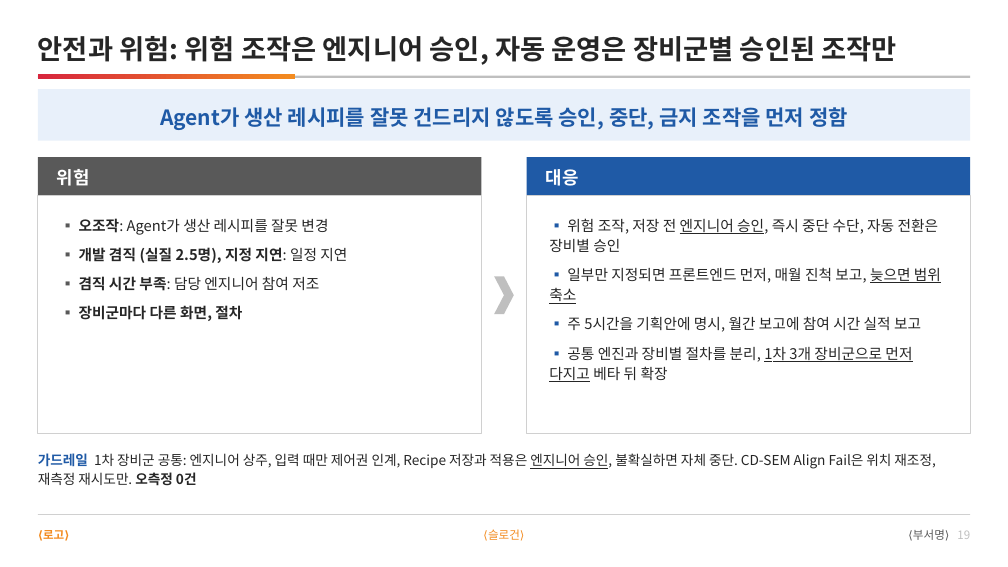
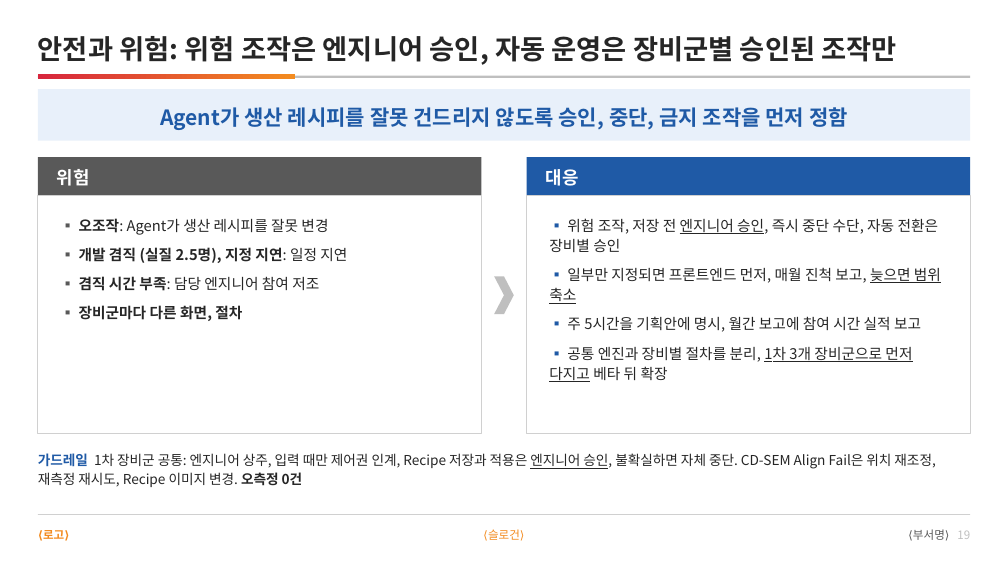
Before and after one commit to DarrenKoi/pm_notes, a slide deck: slide 19 of my-task/arc-tf/deliverables/arc-tf-team-full.pptx. Drawn at 1008x567 pixels with LibreOffice and Linux fonts; fonts in the diff are those of the drawing. Boxes give left, top, right and bottom in pixels: in the first picture for what was removed or moved away, otherwise in the second. Text is boxed around its words. In the diff, an @@ line names an element or a change of style, - is before the commit and + after.

```diff
--- a/my-task/arc-tf/deliverables/arc-tf-team-full.pptx
+++ b/my-task/arc-tf/deliverables/arc-tf-team-full.pptx
@@ text at <box>38,453,935,487</box>: text changed @@
-가드레일 1차 장비군 공통: 엔지니어 상주, 입력 때만 제어권 인계, Recipe 저장과 적용은 엔지니어 승인, 불확실하면 자체 중단. CD-SEM Align Fail은 위치 재조정, 재측정 재시도만. 오측정 0건
+가드레일 1차 장비군 공통: 엔지니어 상주, 입력 때만 제어권 인계, Recipe 저장과 적용은 엔지니어 승인, 불확실하면 자체 중단. CD-SEM Align Fail은 위치 재조정, 재측정 재시도, Recipe 이미지 변경. 오측정 0건
```
Also in this commit, not shown: 1 other slide changed, 11 other files.
